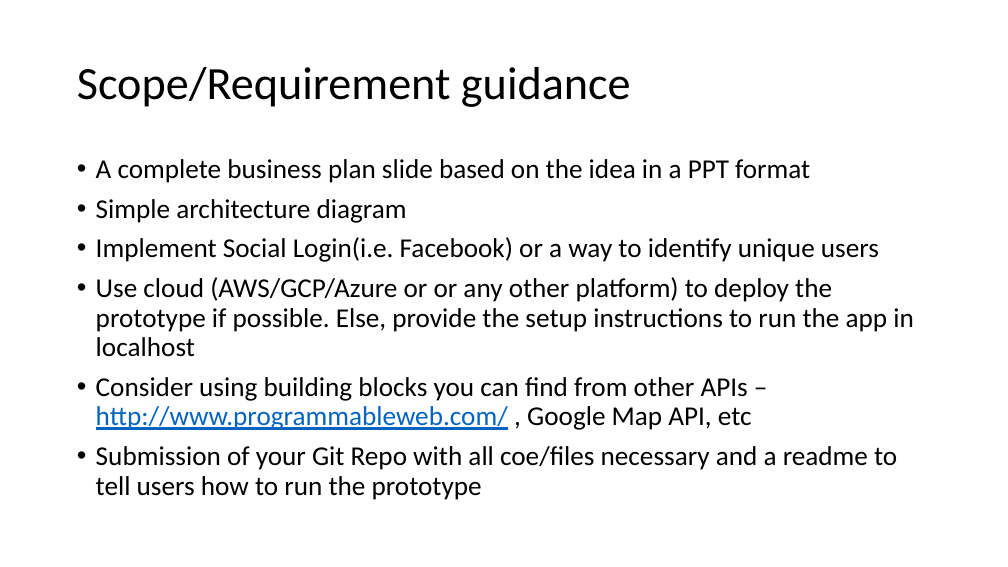
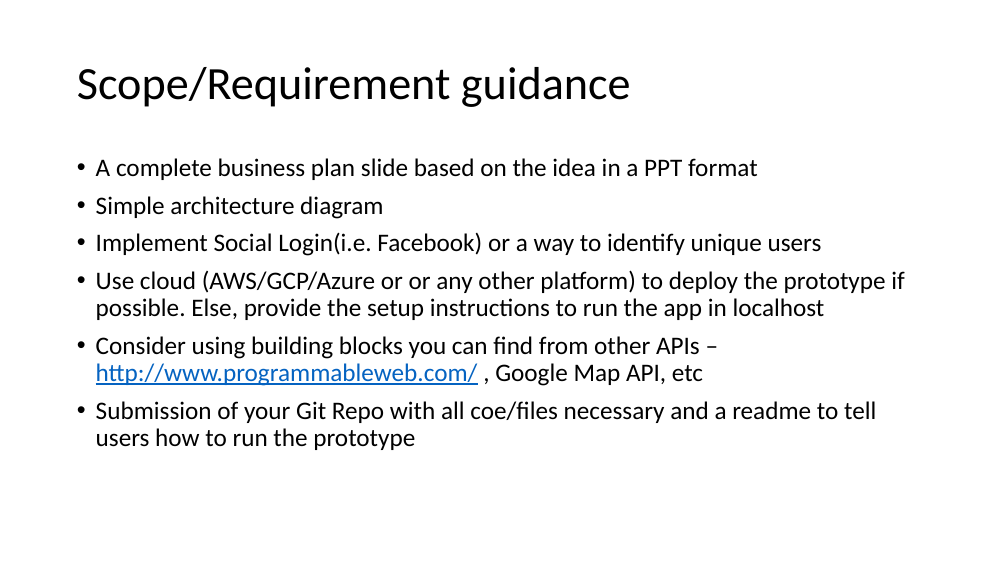
Before and after one commit to MeCode4Food/ACNAPI-code-challenge, a slide deck: slide 5 of ACNAPI Code Challenge.pptx. Drawn at 1008x567 pixels with LibreOffice and Linux fonts; fonts in the diff are those of the drawing. Boxes give left, top, right and bottom in pixels: in the first picture for what was removed or moved away, otherwise in the second. Text is boxed around its words. In the diff, an @@ line names an element or a change of style, - is before the commit and + after.

```diff
--- a/ACNAPI Code Challenge.pptx
+++ b/ACNAPI Code Challenge.pptx
@@ text "A complete business plan slide ..." at (96,158,904,450): size 25.9 to 24 pt @@
```
Also in this commit, not shown: 3 other slides changed, 1 other file.
